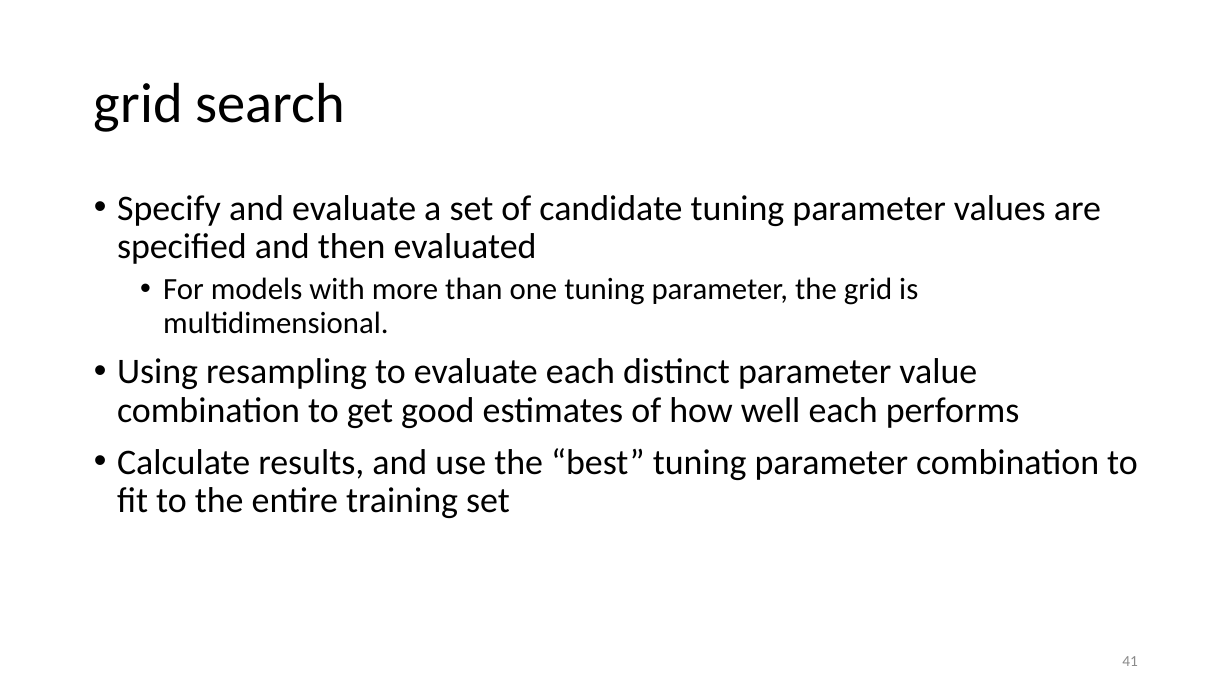
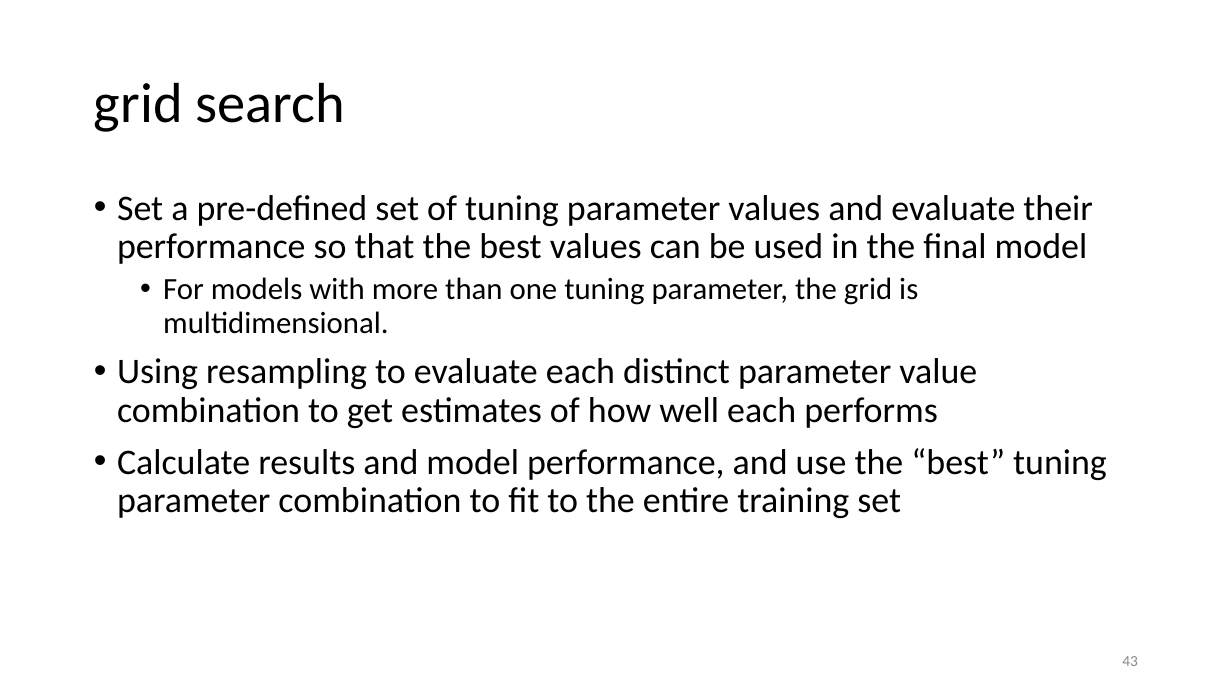
Before and after one commit to karlenaochoa/c4-ml-2020, a slide deck: slide 43 of slides/w4p1-penalized-regression/w4p1.pptx (slide 41 before the commit). Drawn at 1232x693 pixels with LibreOffice and Linux fonts; fonts in the diff are those of the drawing. Boxes give left, top, right and bottom in pixels: in the first picture for what was removed or moved away, otherwise in the second. Text is boxed around its words. In the diff, an @@ line names an element or a change of style, - is before the commit and + after.

Commit message:
update w4 & w6 slides with grid info

```diff
--- a/slides/w4p1-penalized-regression/w4p1.pptx
+++ b/slides/w4p1-penalized-regression/w4p1.pptx
@@ text at (117, 195, 1092, 264): text changed @@
-• Specify and evaluate a set of candidate tuning parameter values are specified and then evaluated
+• Set a pre-defined set of tuning parameter values and evaluate their performance so that the best values can be used in the final model
@@ text at (117, 358, 1107, 518): text changed @@
-• Using resampling to evaluate each distinct parameter value combination to get good estimates of how well each performs
-• Calculate results, and use the “best” tuning parameter combination to fit to the entire training set
+• Using resampling to evaluate each distinct parameter value combination to get estimates of how well each performs
+• Calculate results and model performance, and use the “best” tuning parameter combination to fit to the entire training set
@@ page number at (1122, 656, 1138, 666): text changed @@
-41
+43
```
Also in this commit, not shown: 1 other slide changed, 2 slides added, 1 other file.
